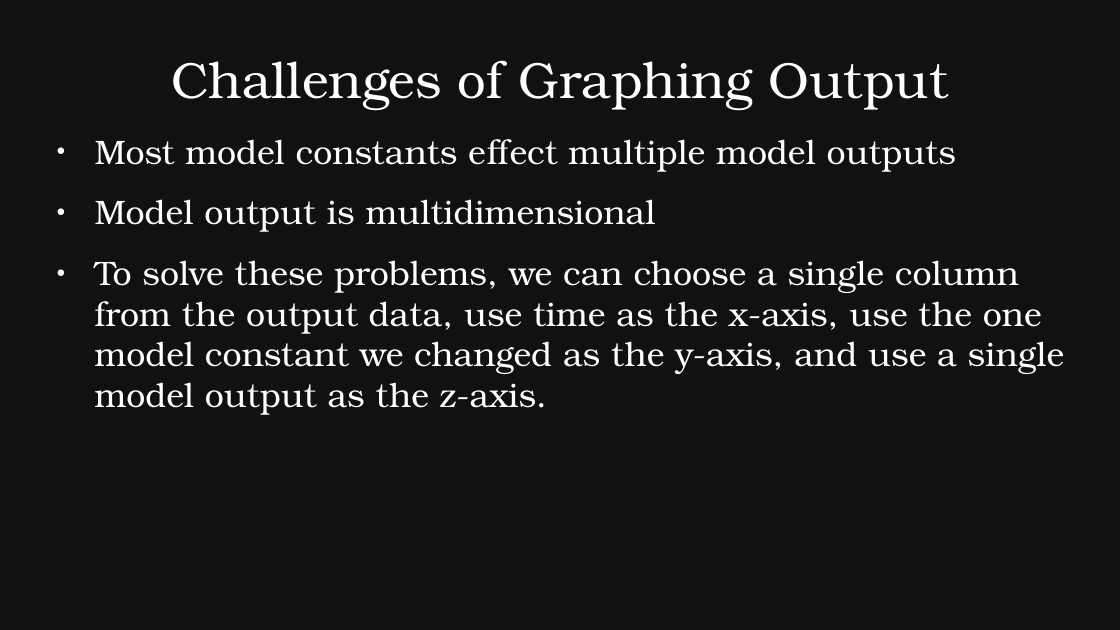
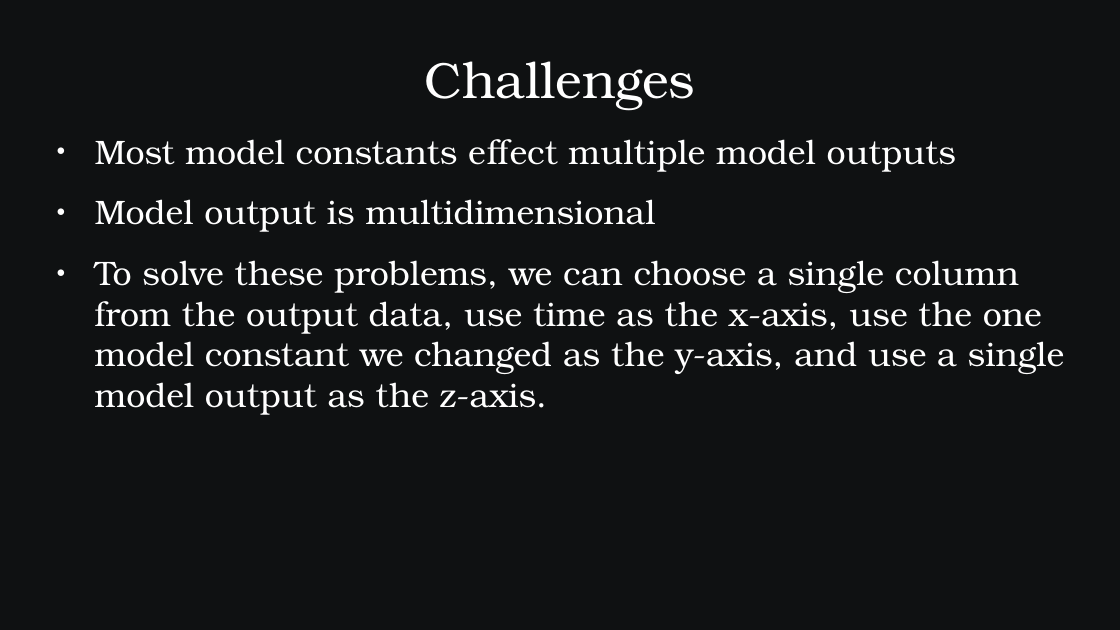
Before and after one commit to SamAllen06/lake_temp_work, a slide deck: slide 12 of documentation/for_collaborators/AnalysisOverview.pptx (slide 14 before the commit). Drawn at 1120x630 pixels with LibreOffice and Linux fonts; fonts in the diff are those of the drawing. Boxes give left, top, right and bottom in pixels: in the first picture for what was removed or moved away, otherwise in the second. Text is boxed around its words. In the diff, an @@ line names an element or a change of style, - is before the commit and + after.

```diff
--- a/documentation/for_collaborators/AnalysisOverview.pptx
+++ b/documentation/for_collaborators/AnalysisOverview.pptx
@@ title at (x1=425, y1=61, x2=695, y2=110): text changed @@
-Challenges of Graphing Output
+Challenges
```
Also in this commit, not shown: 8 other slides changed, 5 slides added, 1 slide removed, 1 other file.
